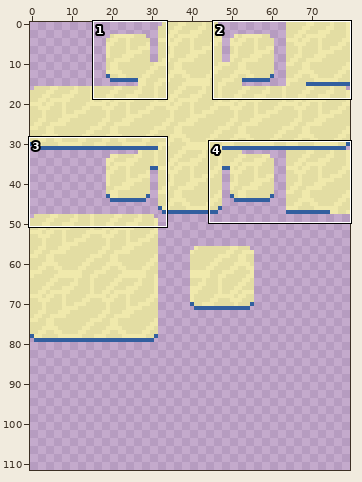
One commit to this sprite sheet: Graphics/SandTiles.png. The picture above shows the old version from afar; the outline marks the close-up.
Close-up. Old version:
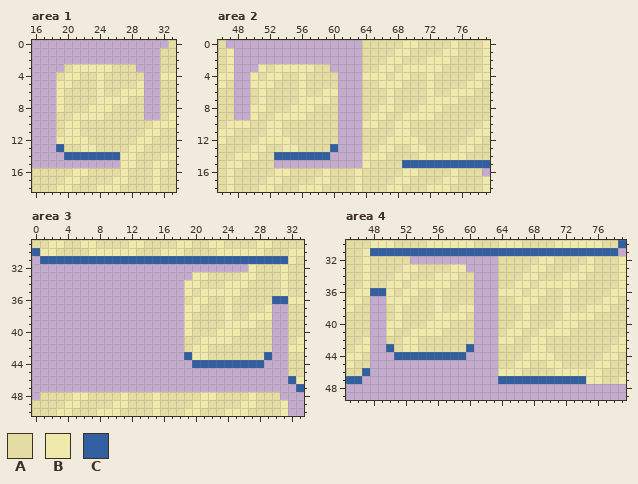
The file is 160x256 pixels, drawn in blocks of 2x2; one block is one cell here. Shown: area 1: x 16..33, y 0..18; area 2: x 46..79, y 0..18; area 3: x 0..33, y 29..50; area 4: x 45..79, y 30..49. The old version is drawn lined up with the new one, on the new canvas. The commit also changed other parts of the picture, which this record leaves out.
Palette (. is transparent): A #e3dda3  B #f0e9ac  C #325f9f
Pixels before, area 1, first column x 16:
 0 .................A
 1 ................AA
 2 ................AA
 3 ....ABBBBBAAA...AA
 4 ...ABBAABAAAAA..BB
 5 ...BBAAABAAAAB..AA
 6 ...BAAAABAABBB..AA
 7 ...BAAAABBBBAA..AA
 8 ...BAAABBBAAAA..AA
 9 ...AABBBBAAAAA..AB
10 ...ABBAAAAAAAAABBB
11 ...ABBAAAAAAAABBAA
12 ...BBBBAAAAAABBAAA
13 ...CAABBAAAABBAAAA
14 ....CCCCCCCBBAAABB
15 ...........BBAABBA
16 AAAAABBAAAABAAABAA
17 AAAABBAAAABBAAABAA
18 AAABBAAABBBAAAABAA
Pixels before, area 2, first column x 46:
 0 A.................AAAAABBAAAABAAAB
 1 AB................AAAABBAAAABBAAAB
 2 AB................AAABBAAABBBAAAAB
 3 AB...BABBBBBAA....AABBABBBBBAAAAAB
 4 BB..BABBAABAAAA...BBBABBAABAAAAABB
 5 BA..BBBAAABAAAA...AABBBAAABAAAABBA
 6 AA..ABAAAABAABB...AAABAAAABAABBBAA
 7 AA..ABAAAABBBBA...AAABAAAABBBBAAAA
 8 AA..BBAAABBBAAA...AABBAAABBBAAAAAA
 9 AA..BAABBBBAAAA...ABBAABBBBAAAAAAA
10 ABBBAABBAAAAAAA...BBAABBAAAAAAAAAB
11 BBAAAABBAAAAAAA...AAAABBAAAAAAAABB
12 BAAAABBBBAAAAAA...AAABBBBAAAAAABBA
13 AAAABBAABBAAAAC...AABBAABBAAAABBAA
14 AABBBAACCCCCCC....BBBAAAABBBBBBAAA
15 ABBAAAA...........BAAAACCCCCCCCCCC
16 ABAAAAABBAAAABAAABAAAAABBAAAABAAA.
17 ABAAAABBAAAABBAAABAAAABBAAAABBAAAB
18 ABAAABBAAABBBAAAABAAABBAAABBBAAAAB
Pixels before, area 3, first column x 0:
29 AABBAABBAAAABBAAAABBAABBAAAABBAAAA
30 CBBAAAABBBBBBAAABBBAAAABBBBBBAAABB
31 .CCCCCCCCCCCCCCCCCCCCCCCCCCCCCCCBA
32 ...........................BAAABAA
33 ....................BBAAAABBAAABAA
34 ...................BBAAABBBAAAABAA
35 ...................BABBBBBAAAAABAA
36 ...................ABBAABAAAAACCBB
37 ...................BBAAABAAAAB..AA
38 ...................BAAAABAABBB..AA
39 ...................BAAAABBBBAA..AA
40 ...................BAAABBBAAAA..AA
41 ...................AABBBBAAAAA..AB
42 ...................ABBAAAAAAAA..BB
43 ...................CBBAAAAAAAC..AA
44 ....................CCCCCCCCC...AA
45 ................................AA
46 ................................CB
47 .................................C
48 .AAAABBAAAABAAABAAAAABBAAAABAAA...
49 AAAABBAAAABBAAABAAAABBAAAABBAAAB..
50 AAABBAAABBBAAAABAAABBAAABBBAAAAB..
Pixels before, area 4, first column x 45:
30 AAABBBAAAABBBBBBAAABBBAAAABBBBBBAAC
31 AABCCCCCCCCCCCCCCCCCCCCCCCCCCCCCCC.
32 AABAAAAA...........AAAAABBAAAABAAAB
33 AABAAAABBAAAABB....AAAABBAAAABBAAAB
34 AABAAABBAAABBBAA...AAABBAAABBBAAAAB
35 AABAABBABBBBBAAA...AABBABBBBBAAAAAB
36 ABBCCBABBAABAAAA...BBBABBAABAAAAABB
37 BBA..BBBAAABAAAA...AABBBAAABAAAABBA
38 BAA..ABAAAABAABB...AAABAAAABAABBBAA
39 AAA..ABAAAABBBBA...AAABAAAABBBBAAAA
40 AAA..BBAAABBBAAA...AABBAAABBBAAAAAA
41 AAA..BAABBBBAAAA...ABBAABBBBAAAAAAA
42 AAB..AABBAAAAAAA...BBAABBAAAAAAAAAB
43 ABB..CABBAAAAAAC...AAAABBAAAAAAAABB
44 BBA...CCCCCCCCC....AAABBBBAAAAAABBA
45 BAA................AABBAABBAAAABBAA
46 AAC................BBBAAAABBBBBBAAA
47 CC.................CCCCCCCCCCCBBAAB
The same view after the edit:
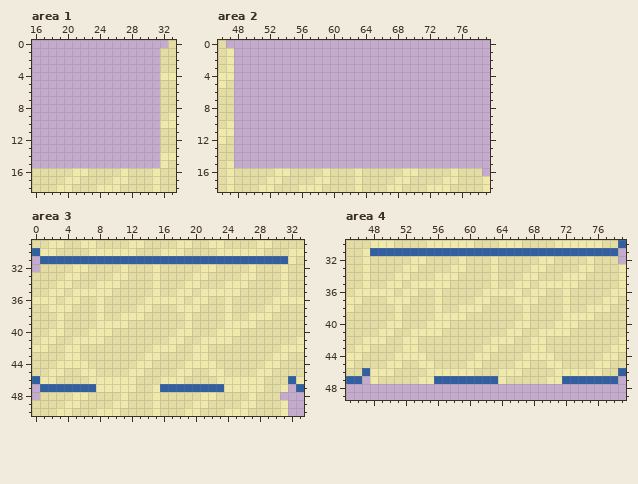
Difference:
canvas 80x128 -> 80x112 (the part of the old canvas that was cut away was empty and is not shown)
Area 1:
y 3: x 20..28 ABBBBBAAA -> .........
y 4: x 19..29 ABBAABAAAAA -> ...........
y 5: x 19..29 BBAAABAAAAB -> ...........
y 6: x 19..29 BAAAABAABBB -> ...........
y 7: x 19..29 BAAAABBBBAA -> ...........
y 8: x 19..29 BAAABBBAAAA -> ...........
y 9: x 19..29 AABBBBAAAAA -> ...........
y 10: x 19..31 ABBAAAAAAAAAB -> .............
y 11: x 19..31 ABBAAAAAAAABB -> .............
y 12: x 19..31 BBBBAAAAAABBA -> .............
y 13: x 19..31 CAABBAAAABBAA -> .............
y 14: x 20..31 CCCCCCCBBAAA -> ............
y 15: x 27..31 BBAAB -> .....
Area 2:
y 0: x 64..79 AAAAABBAAAABAAAB -> ................
y 1: x 64..79 AAAABBAAAABBAAAB -> ................
y 2: x 64..79 AAABBAAABBBAAAAB -> ................
y 3: x 51..59 BABBBBBAA -> .........; x 64..79 AABBABBBBBAAAAAB -> ................
y 4: x 50..60 BABBAABAAAA -> ...........; x 64..79 BBBABBAABAAAAABB -> ................
y 5: x 50..60 BBBAAABAAAA -> ...........; x 64..79 AABBBAAABAAAABBA -> ................
y 6: x 50..60 ABAAAABAABB -> ...........; x 64..79 AAABAAAABAABBBAA -> ................
y 7: x 50..60 ABAAAABBBBA -> ...........; x 64..79 AAABAAAABBBBAAAA -> ................
y 8: x 50..60 BBAAABBBAAA -> ...........; x 64..79 AABBAAABBBAAAAAA -> ................
y 9: x 50..60 BAABBBBAAAA -> ...........; x 64..79 ABBAABBBBAAAAAAA -> ................
y 10: x 48..60 BBAABBAAAAAAA -> .............; x 64..79 BBAABBAAAAAAAAAB -> ................
y 11: x 48..60 AAAABBAAAAAAA -> .............; x 64..79 AAAABBAAAAAAAABB -> ................
y 12: x 48..60 AAABBBBAAAAAA -> .............; x 64..79 AAABBBBAAAAAABBA -> ................
y 13: x 48..60 AABBAABBAAAAC -> .............; x 64..79 AABBAABBAAAABBAA -> ................
y 14: x 48..59 BBBAACCCCCCC -> ............; x 64..79 BBBAAAABBBBBBAAA -> ................
y 15: x 48..52 BAAAA -> .....; x 64..79 BAAAACCCCCCCCCCC -> ................
Area 3:
y 32: x 1..26 .......................... -> AAAABBAAAABAAABAAAAABBAAAA
y 33: x 0..19 .................... -> AAAABBAAAABBAAABAAAA
y 34: x 0..18 ................... -> AAABBAAABBBAAAABAAA
y 35: x 0..18 ................... -> AABBABBBBBAAAAABAAB
y 36: x 0..18 ................... -> BBBABBAABAAAAABBBBB; x 30..31 CC -> BB
y 37: x 0..18 ................... -> AABBBAAABAAAABBAAAB; x 30..31 .. -> BA
y 38: x 0..18 ................... -> AAABAAAABAABBBAAAAA; x 30..31 .. -> AA
y 39: x 0..18 ................... -> AAABAAAABBBBAAAAAAA; x 30..31 .. -> AA
y 40: x 0..18 ................... -> AABBAAABBBAAAAAAAAB; x 30..31 .. -> AA
y 41: x 0..18 ................... -> ABBAABBBBAAAAAAAABB; x 30..31 .. -> AA
y 42: x 0..18 ................... -> BBAABBAAAAAAAAABBBA; x 30..31 .. -> AB
y 43: x 0..19 ...................C -> AAAABBAAAAAAAABBAAAA; x 29..31 C.. -> ABB
y 44: x 0..31 ....................CCCCCCCCC... -> AAABBBBAAAAAABBAAAABBBBAAAAAABBA
y 45: x 0..31 ................................ -> AABBAABBAAAABBAAAABBAABBAAAABBAA
y 46: x 0..31 ................................ -> CBBAAAABBBBBBAAABBBAAAABBBBBBAAA
y 47: x 1..31 ............................... -> CCCCCCCBBBBBAABCCCCCCCCBBBBBAAB
Area 4:
y 32: x 53..63 ........... -> BBAAAABAAAB; x 79 B -> .
y 33: x 60..63 .... -> AAAB
y 34..35: x 61..63 ... -> AAB
y 36: x 48..49 CC -> BB; x 61..63 ... -> ABB
y 37: x 48..49 .. -> AA; x 61..63 ... -> BBA
y 38: x 48..49 .. -> AA; x 61..63 ... -> BAA
y 39..40: x 48..49 .. -> AA; x 61..63 ... -> AAA
y 41: x 48..49 .. -> AB; x 61..63 ... -> AAA
y 42: x 48..49 .. -> BB; x 61..63 ... -> AAB
y 43: x 48..50 ..C -> AAA; x 60..63 C... -> AABB
y 44: x 48..63 ...CCCCCCCCC.... -> AAABBBBAAAAAABBA
y 45: x 48..63 ................ -> AABBAABBAAAABBAA
y 46: x 48..63 ................ -> BBBAAAABBBBBBAAA; x 79 A -> C
y 47: x 48..71 ................CCCCCCCC -> BAAAAABBCCCCCCCCBAAAAABB; x 75..79 BBAAB -> CCCC.
Boxes around the changes in both close-ups, in picture pixels (x1, y1, x2, y2):
erased: (56, 64, 160, 168)
erased: (362, 40, 490, 168)
erased: (234, 64, 338, 168)
changed: (32, 264, 288, 392)
changed: (370, 256, 562, 384)
erased: (618, 256, 626, 264)
changed: (586, 368, 626, 384)
